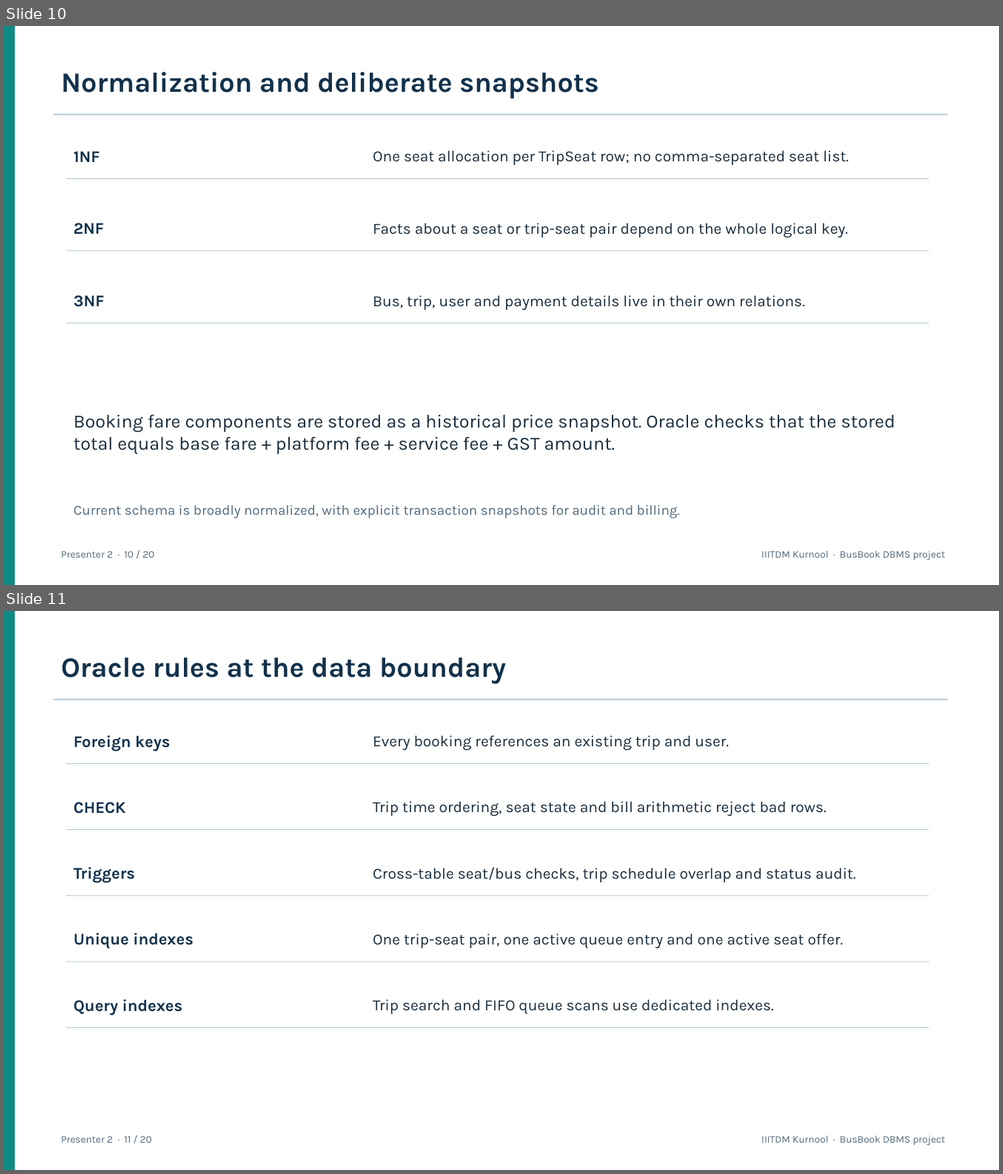
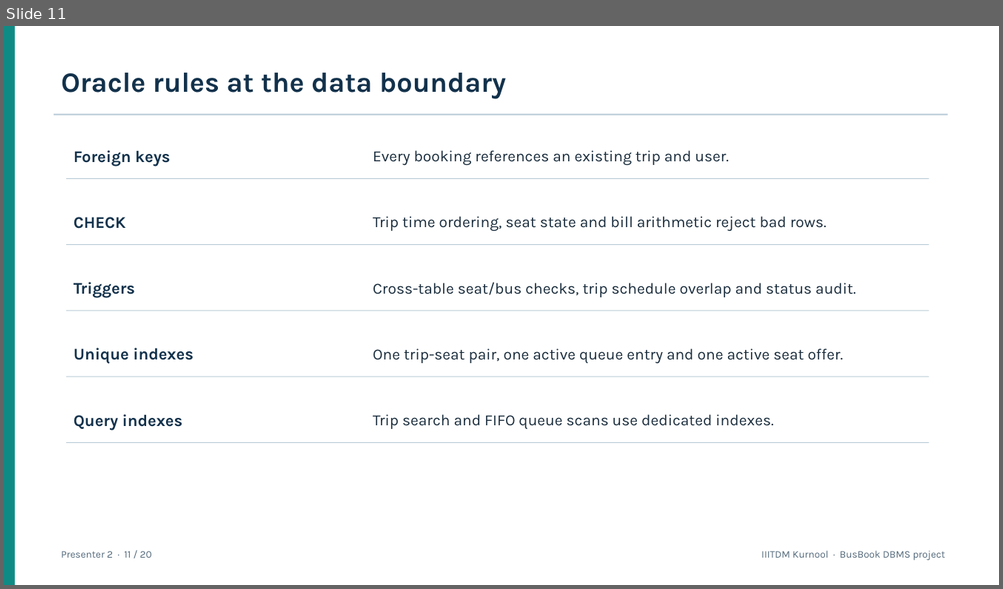
Before and after one commit to karthik-goud227/bus-ticket-booking-system, a slide deck: docs/BusBook_DBMS_Presentation_Updated.pptx. Shown one above the other, each under a label of ours: slides 10 and 11 before the commit, slide 11 after it. The pictures are 1003x1174 and 1003x589 pixels, drawn with LibreOffice and Linux fonts; fonts in the diff are those of the drawing. Boxes give left, top, right and bottom in pixels: in the first picture for what was removed or moved away, otherwise in the second. Text is boxed around its words. In the diff, an @@ line names an element or a change of style, - is before the commit and + after.

Commit message:
Expand course concepts in DBMS presentation

```diff
--- a/docs/BusBook_DBMS_Presentation_Updated.pptx
+++ b/docs/BusBook_DBMS_Presentation_Updated.pptx
@@ slide 10 removed at [4, 26, 999, 585], background #FFFFFF @@
@@ rectangle removed at [4, 26, 15, 585] @@
@@ text removed at [61, 72, 598, 99] @@
-Normalization and deliberate snapshots
@@ rectangle removed at [54, 114, 948, 116] @@
@@ text removed at [74, 151, 100, 162] @@
-1NF
@@ text removed at [373, 150, 848, 165] @@
-One seat allocation per TripSeat row; no comma-separated seat list.
@@ rectangle removed at [66, 178, 928, 179] @@
@@ text removed at [74, 223, 104, 234] @@
-2NF
@@ text removed at [373, 223, 848, 238] @@
-Facts about a seat or trip-seat pair depend on the whole logical key.
@@ rectangle removed at [66, 250, 928, 251] @@
@@ text removed at [74, 295, 104, 307] @@
-3NF
@@ text removed at [373, 295, 805, 310] @@
-Bus, trip, user and payment details live in their own relations.
@@ rectangle removed at [66, 323, 928, 323] @@
@@ text removed at [74, 414, 895, 454] @@
-Booking fare components are stored as a historical price snapshot. Oracle checks that the stored total equals base fare + platform fee + service fee + GST amount.
@@ text removed at [74, 506, 680, 519] @@
-Current schema is broadly normalized, with explicit transaction snapshots for audit and billing.
@@ text removed at [61, 551, 154, 558] @@
-Presenter 2 · 10 / 20
@@ text removed at [761, 551, 945, 561] @@
-IIITDM Kurnool · BusBook DBMS project
```
Also in this commit, not shown: 2 slides changed, 2 slides added, 1 other slide removed.
